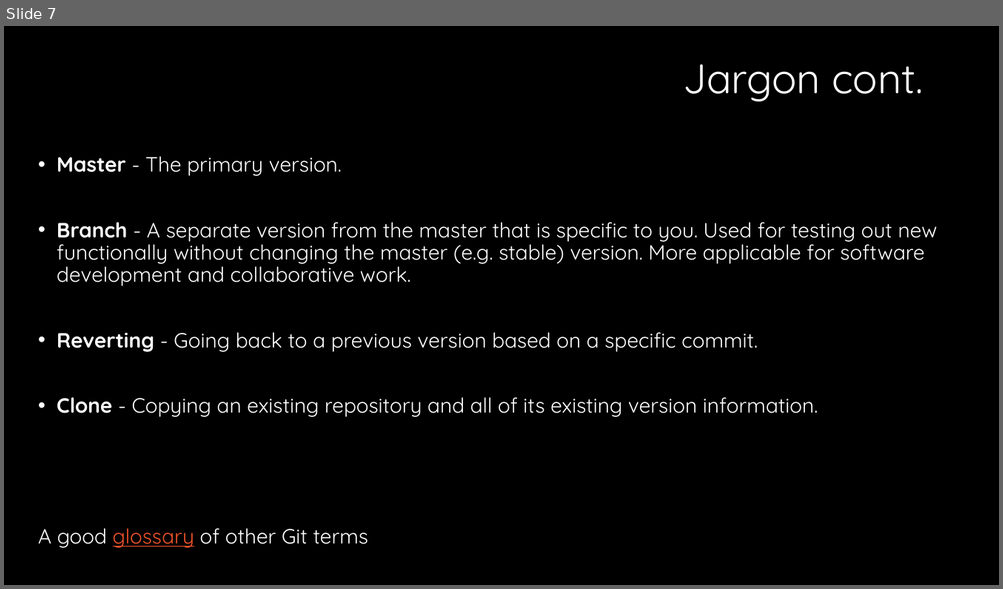
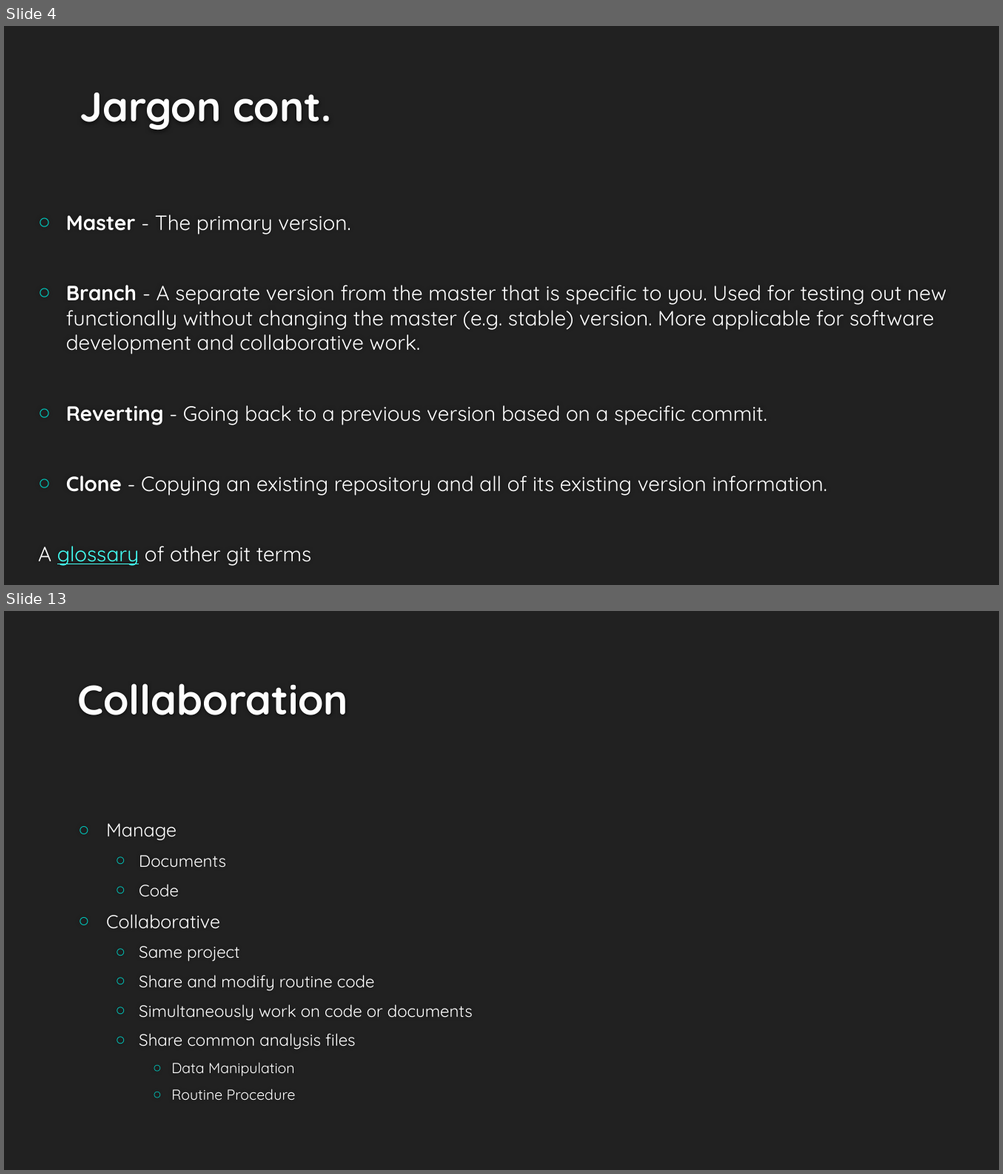
Before and after one commit to smithderek/gitExample, a slide deck: Git and GitHub.pptx. Shown one above the other, each under a label of ours: slide 7 before the commit, slides 4 and 13 after it; the slides between them are not shown. The pictures are 1003x589 and 1003x1174 pixels, drawn with LibreOffice and Linux fonts; fonts in the diff are those of the drawing; background and template pictures are left out. Boxes give left, top, right and bottom in pixels: in the first picture for what was removed or moved away, otherwise in the second. Text is boxed around its words. In the diff, an @@ line names an element or a change of style, - is before the commit and + after.

```diff
--- a/Git and GitHub.pptx
+++ b/Git and GitHub.pptx
@@ slide 13 added at (x1=4, y1=611, x2=999, y2=1170), background #212121 @@
@@ title added at (x1=77, y1=684, x2=348, y2=715), 40 pt, text #FEFEFE, bold @@
+Collaboration
@@ text added at (x1=106, y1=823, x2=472, y2=1100), 16 pt, text #FFFFFF @@
+○ Manage
+  ○ Documents
+  ○ Code
+○ Collaborative
+  ○ Same project
+  ○ Share and modify routine code
+  ○ Simultaneously work on code or documents
+  ○ Share common analysis files
+    ○ Data Manipulation
+    ○ Routine Procedure
@@ what was slide 7 is now slide 4 @@
@@ slide 4 changed as well @@
@@ background #000000 to #212121 @@
@@ title "Jargon cont." at (x1=79, y1=93, x2=331, y2=130): text colour #FFFFFF to #FEFEFE, bold on; alignment right to left; line spacing 0.9 to 1; vertical alignment middle to bottom @@
@@ text "Master - The primary version." moved from (x1=38, y1=156, x2=937, y2=548) to (x1=38, y1=215, x2=946, y2=566) @@
@@ text "Master - The primary version." at (x1=38, y1=215, x2=946, y2=566): vertical alignment top to middle @@
@@ text at (x1=66, y1=215, x2=946, y2=496): bullet • to ○; line spacing 0.9 to 1 @@
@@ text at (x1=38, y1=546, x2=311, y2=566): text changed @@
-A good glossary of other Git terms
+A glossary of other git terms
```
Also in this commit, not shown: 11 other slides changed, 13 other slides added, 2 slides removed.
